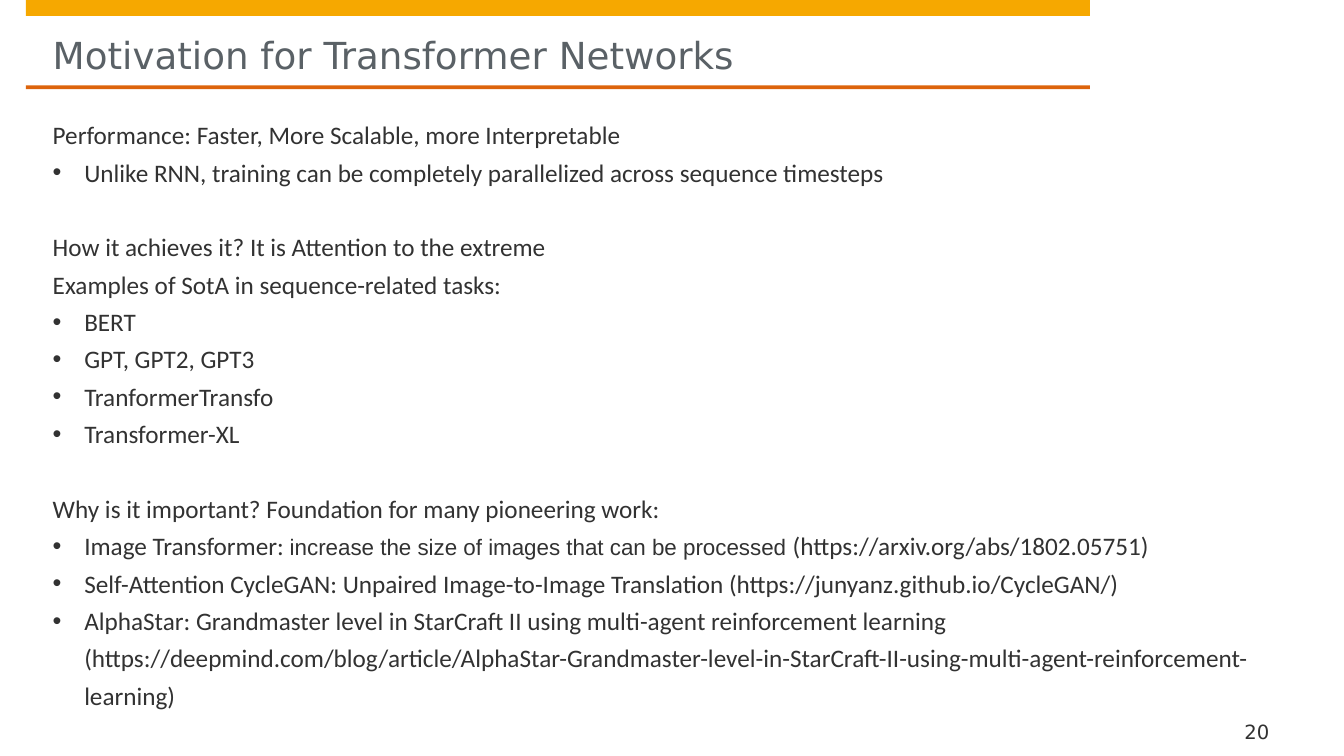
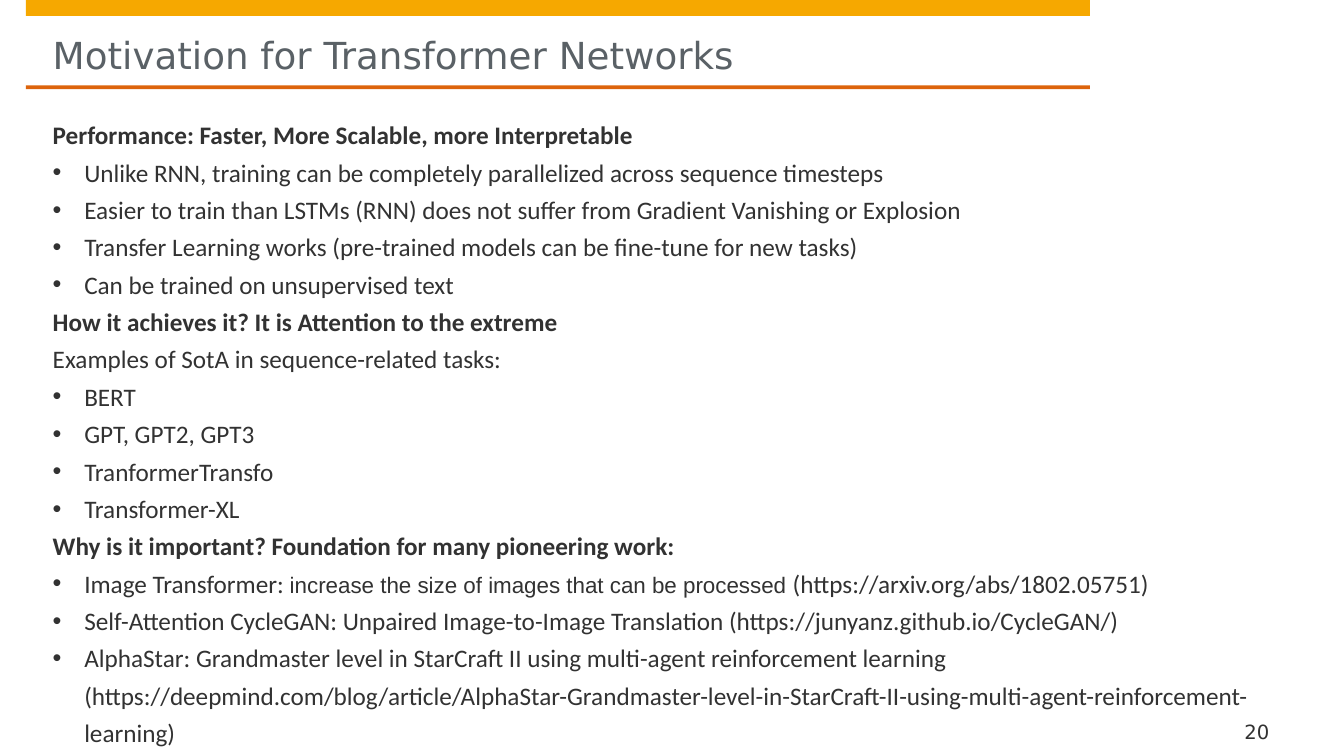
Before and after one commit to hpi-sam/GNN-Course-2020, a slide deck: slide 20 of 8. Graph Attention Networks.pptx. Drawn at 1344x756 pixels with LibreOffice and Linux fonts; fonts in the diff are those of the drawing; background and template pictures are left out. Boxes give left, top, right and bottom in pixels: in the first picture for what was removed or moved away, otherwise in the second. Text is boxed around its words. In the diff, an @@ line names an element or a change of style, - is before the commit and + after.

```diff
--- a/8. Graph Attention Networks.pptx
+++ b/8. Graph Attention Networks.pptx
@@ text at bbox=[53, 126, 674, 560]: bold on in "Performance: Faster, More Scalable, more Interpretable", "How it achieves it? It is Attention ...", "Why is it important? Foundation for many ..." @@
@@ text at bbox=[84, 200, 961, 298]: paragraphs added @@
+• Easier to train than LSTMs (RNN) does not suffer from Gradient Vanishing or Explosion
+• Transfer Learning works (pre-trained models can be fine-tune for new tasks)
+• Can be trained on unsupervised text
```
